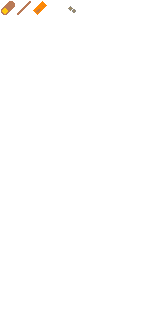
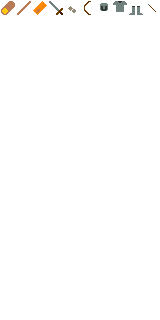
Layer changes from the first 160px x 320px image to the second:
painted on "Items.png" over [49, 1, 156, 15]
